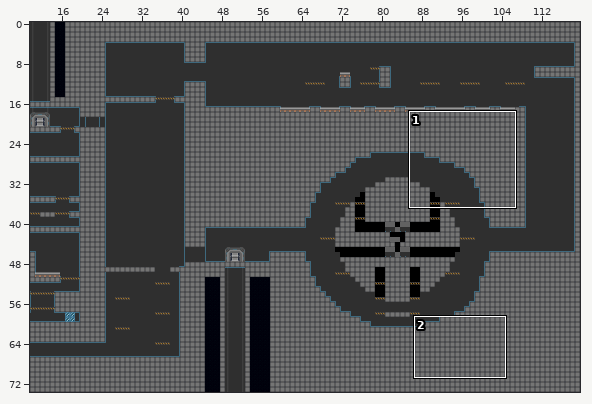
An edit to a level. Tiled map, proj/assets/dat/level7.tmx. The picture above shows the old version from afar; the outline marks the close-up.
Close-up. The starting point:
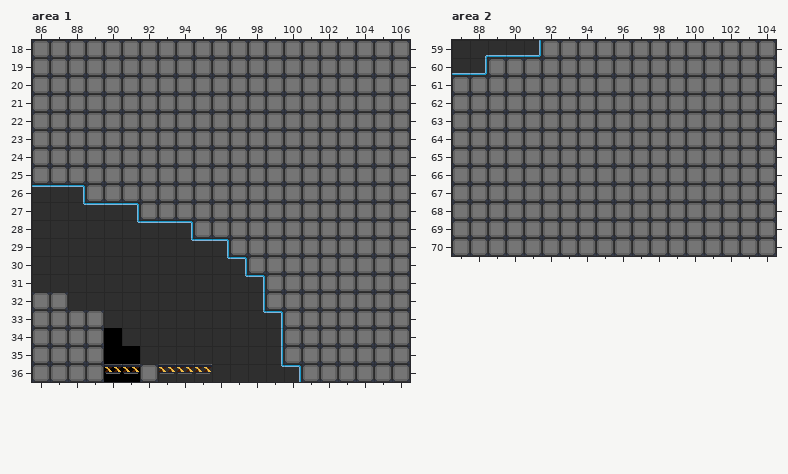
Cells are 20x20 px. Shown: area 1 x 86..106, y 18..36; area 2 x 87..104, y 59..70. The commit also changed other parts of the map, which this record leaves out.
After the commit:
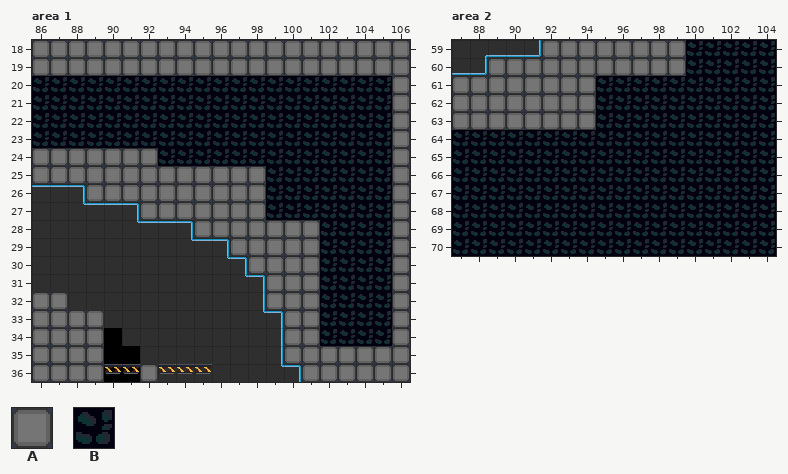
Key: from "defTile": A 20, B 38.
_ is an empty cell.
From old to new:
Layer "tile", area 1:
Tile B replaces tile A in rows 20 to 23 at x 86 to 105; in row 24 at x 93 to 105; in rows 25 to 27 at x 99 to 105; in rows 28 to 34 at x 102 to 105.
Layer "tile", area 2:
Tile B replaces tile A in rows 59 to 60 at x 100 to 104; in rows 61 to 63 at x 95 to 104; in rows 64 to 70 at x 87 to 104.
Where, in picture pixels (left, top, right, bottom), the same in both close-ups:
changed: (32, 76, 392, 346)
changed: (452, 40, 776, 256)
